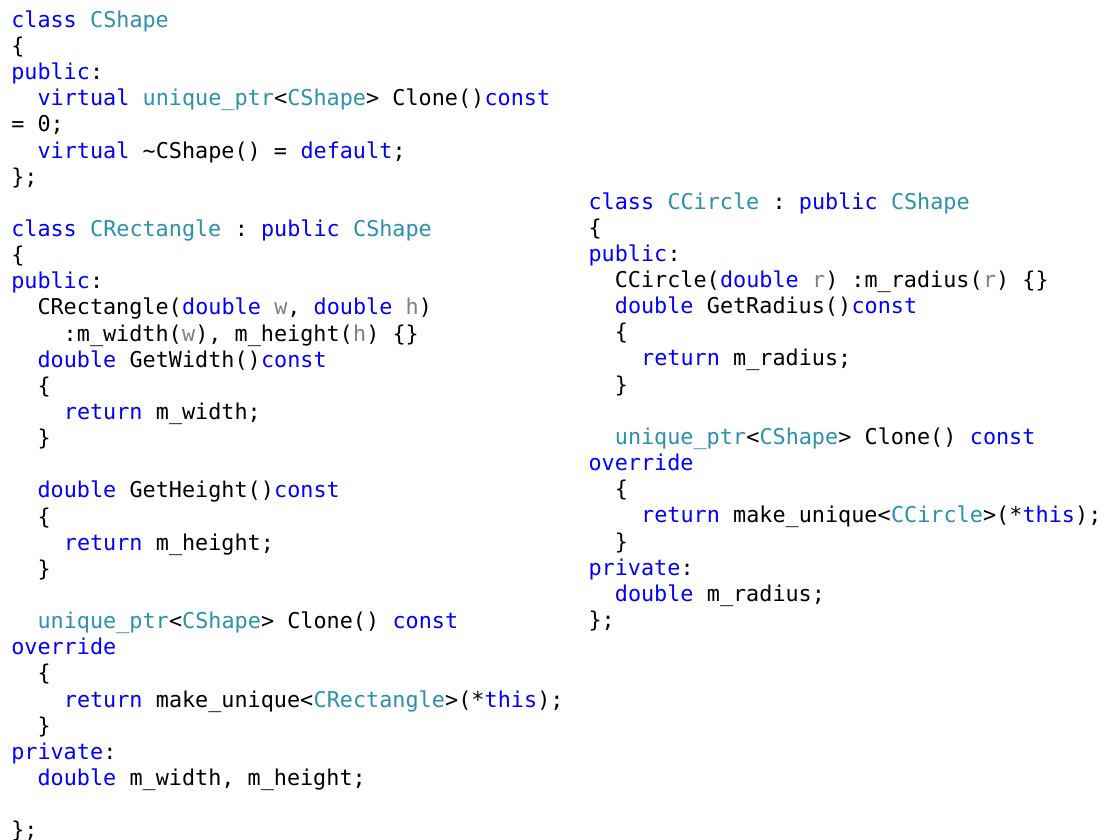
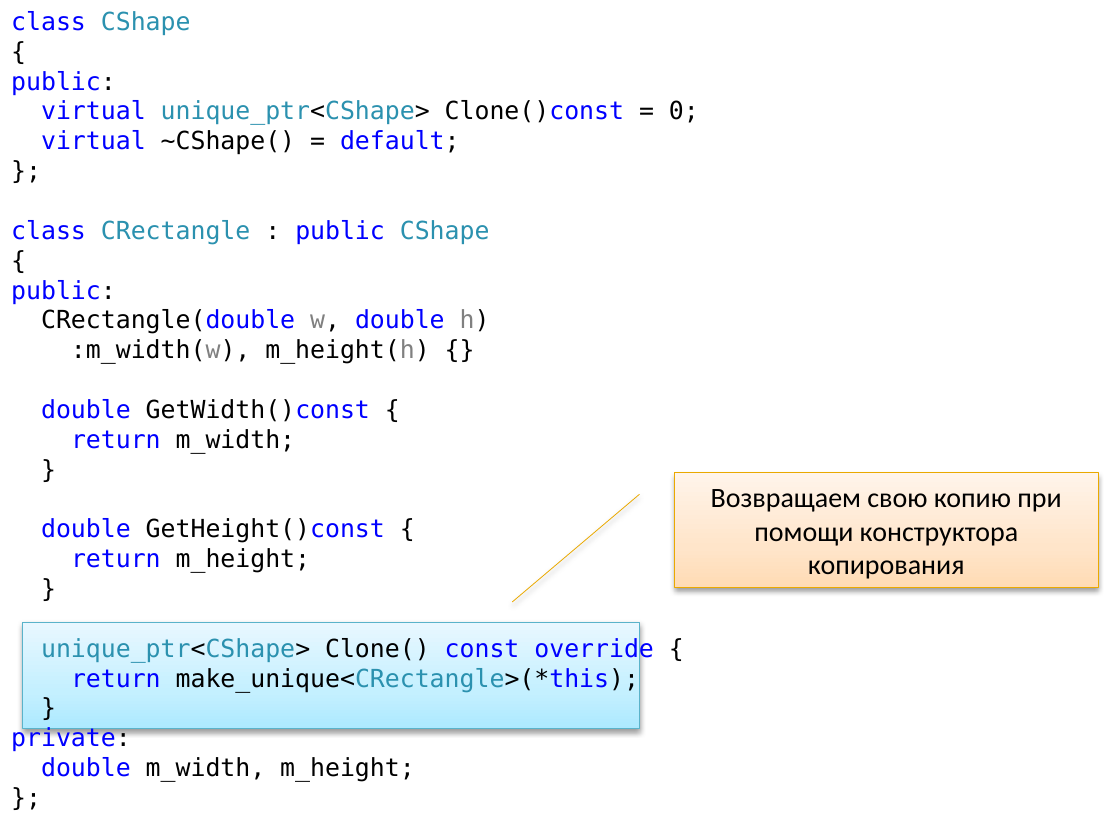
Before and after one commit to iv-sergius/ood, a slide deck: slide 6 of lectures/14.prototype/prototype.pptx (slide 7 before the commit). Drawn at 1120x840 pixels with LibreOffice and Linux fonts; fonts in the diff are those of the drawing. Boxes give left, top, right and bottom in pixels: in the first picture for what was removed or moved away, otherwise in the second. Text is boxed around its words. In the diff, an @@ line names an element or a change of style, - is before the commit and + after.

```diff
--- a/lectures/14.prototype/prototype.pptx
+++ b/lectures/14.prototype/prototype.pptx
@@ text at (11, 11, 699, 782): size 14 to 16 pt in "class CShape", "{", "public:", "virtual unique_ptr<CShape> Clone()const = 0;" and 16 more places @@
@@ text removed at (589, 192, 1101, 606) @@
-class CCircle : public CShape
-{
-public:
-CCircle(double r) :m_radius(r) {}
-double GetRadius()const
-{
-return m_radius;
-}
-unique_ptr<CShape> Clone() const override
-{
-return make_unique<CCircle>(*this);
-}
-private:
-double m_radius;
-};
@@ text at (41, 399, 370, 422): text changed; size 14 to 16 pt @@
-double GetWidth()const
-{
+double GetWidth()const {
@@ border callout added at (674, 473, 1098, 587), fill gradient #FFDBB5 to #FFE5CB to #FFF5EB, outline #EBA900 0.5 pt, 18 pt, text #000000 @@
+Возвращаем свою копию при помощи конструктора копирования
@@ text at (41, 518, 385, 543): text changed; size 14 to 16 pt @@
-double GetHeight()const
-{
+double GetHeight()const {
@@ rectangle added at (22, 623, 640, 728), fill gradient #ADE9FF to #C5EFFF to #E9F9FF, outline #5BB3CA 0.5 pt @@
@@ text at (41, 636, 654, 663): text changed; size 14 to 16 pt @@
-unique_ptr<CShape> Clone() const override
-{
+unique_ptr<CShape> Clone() const override {
```
Also in this commit, not shown: 4 other slides changed, 1 slide added, 1 slide removed, 2 other files.
